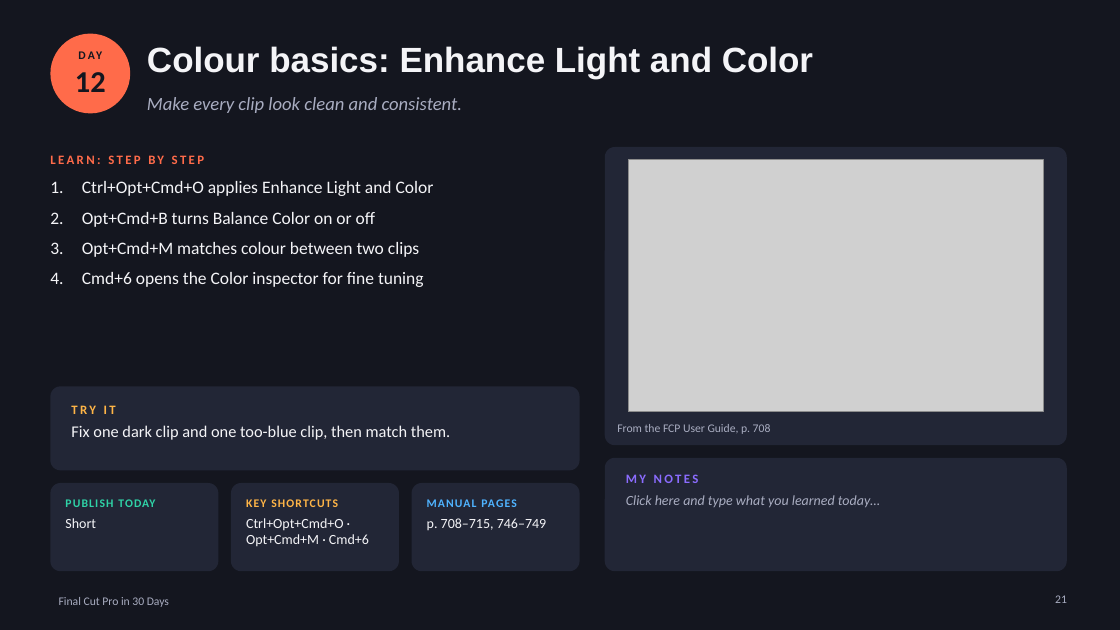
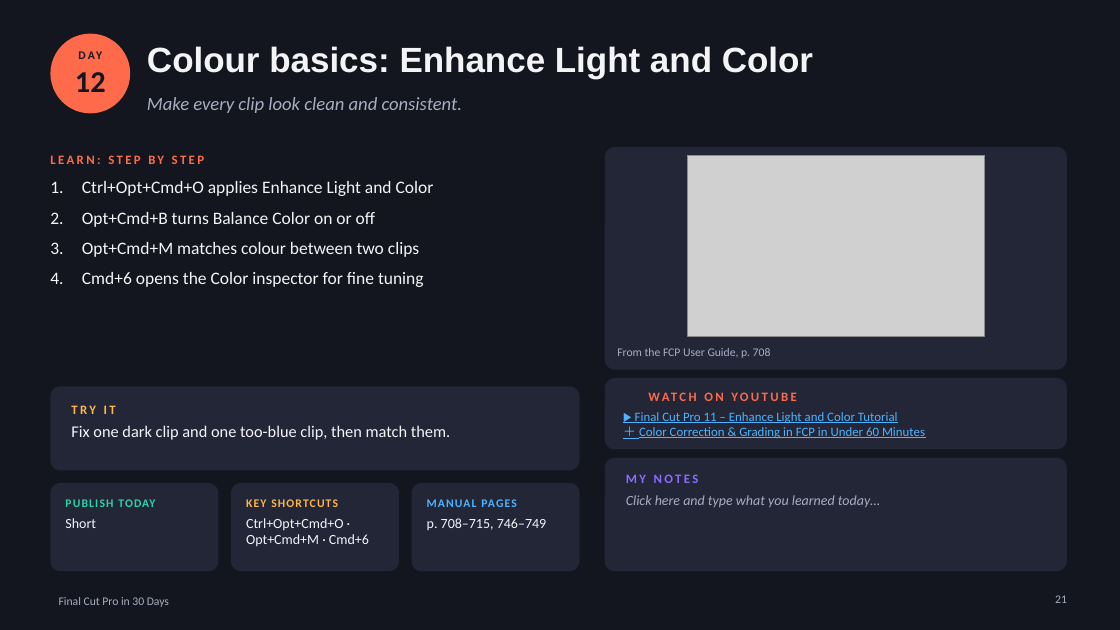
Before and after one commit to p00047575/test5, a slide deck: slide 21 of fcp-book/FCP-30-Day-Book.pptx. Drawn at 1120x630 pixels with LibreOffice and Linux fonts; fonts in the diff are those of the drawing; grey boxes stand for pictures; background and template pictures are left out. Boxes give left, top, right and bottom in pixels: in the first picture for what was removed or moved away, otherwise in the second. Text is boxed around its words. In the diff, an @@ line names an element or a change of style, - is before the commit and + after.

```diff
--- a/fcp-book/FCP-30-Day-Book.pptx
+++ b/fcp-book/FCP-30-Day-Book.pptx
@@ rounded rectangle: place and size @@
-rounded rectangle at box(605, 147, 1067, 445)
+rounded rectangle at box(605, 147, 1067, 370)
@@ rounded rectangle at box(605, 147, 1067, 370): proportions changed @@
@@ picture: place and size @@
-picture at box(628, 160, 1044, 412)
+picture at box(687, 155, 985, 336)
@@ text "From the FCP User Guide, ...": place and size @@
-text "From the FCP User Guide, ..." at box(617, 424, 771, 434)
+text "From the FCP User Guide, ..." at box(617, 348, 771, 358)
@@ rounded rectangle added at box(605, 378, 1067, 450), fill #222636 @@
@@ text added at box(649, 384, 901, 409), 11 pt, text #FF6B4A, bold @@
+WATCH ON YOUTUBE
@@ text added at box(635, 412, 925, 438), 11 pt, text #4FB3FF, underline @@
+▶ Final Cut Pro 11 – Enhance Light and Color Tutorial
+＋ Color Correction & Grading in FCP in Under 60 Minutes
```
Also in this commit, not shown: 29 other slides changed, 2 other files.
